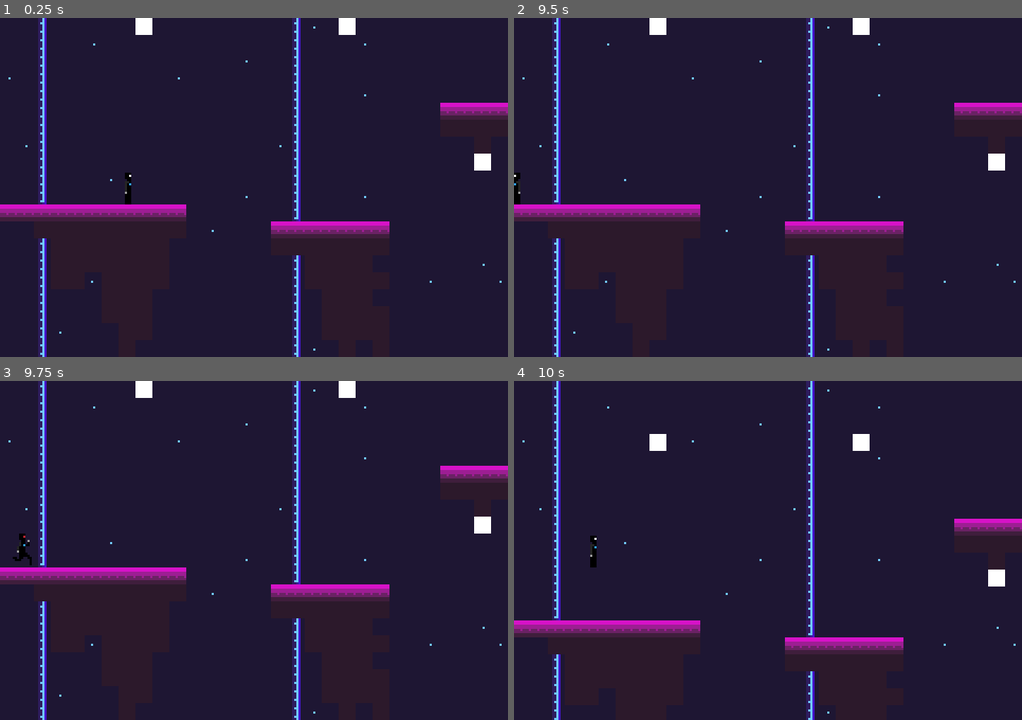
Above: before the commit, frames 1-4 (two rows, left to right).
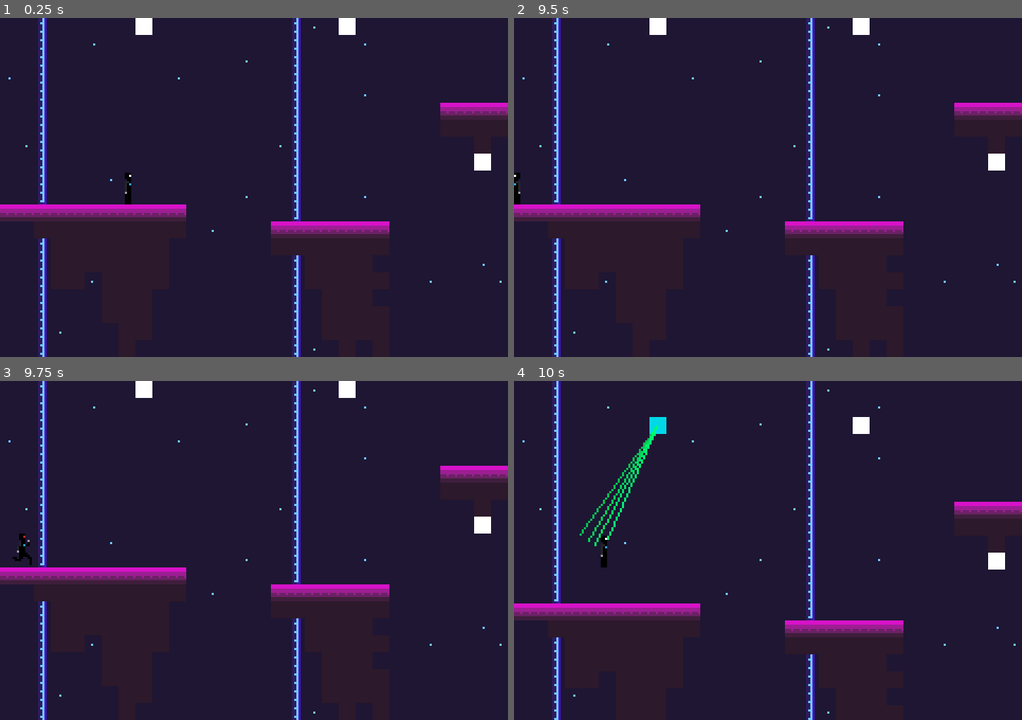
Above: after the commit, the same moments.

Repository: antiomiae/mario
Game: Godot game, scene res://tether/tether_scene.tscn
Two runs of this game, one before a commit and one after it. Both use one fixed random seed, a clock stepped at 60 frames per second and the inputs below.
Inputs:
- Up to frame 1 (0.25 s): no input
- Up to frame 2 (9.5 s): tap Enter at 0.5, 7.25 s; hold G (grapple) 0.53-1.28 s; hold Right (ui_right) 0.53-2.03 s; tap Space (jump) at 0.77, 1.52, 2, 3.02, 3.77, 4.52, 6.02, 6.77, 7.52, 8.75, 9.02 s; tap Shift (run) every 1.5 s from 1.35 to 8.85 s; hold G (grapple) 2.03-2.78 s; hold Left (ui_left) 2.03-4.28 s; hold G (grapple) 3.53-4.28 s; hold Right (ui_right) 4.28-8.03 s; hold G (grapple) 5.03-5.78 s; hold G (grapple) 6.53-7.28 s; hold G (grapple) 8.03-8.78 s; hold Left (ui_left) from 8.03 s (still down)
- Up to frame 3 (9.75 s): release Left (ui_left) at 9.53 s; hold Right (ui_right) from 9.53 s (still down); hold G (grapple) from 9.53 s (still down)
- Up to frame 4 (10 s): keep holding Right (ui_right); keep holding G (grapple); tap Space (jump) at 9.77 s

Frames 1-3 are identical in both runs. In frame 4, 8.3% of the frame differs, in the area x 0-100%, y 10-94%.

Commit message:
.

Diff:
--- a/tether/grappling_hook.gd
+++ b/tether/grappling_hook.gd
@@ -43,9 +43,8 @@
 
 # detection area signals
 func _on_detection_area_body_entered(body):
-    match body:
-        TetherAnchorNode:
-            anchor_nodes.push_back(body)
+    if body is TetherAnchorNode:
+        anchor_nodes.push_back(body)
 
 
 func _on_detection_area_body_exited(body):
